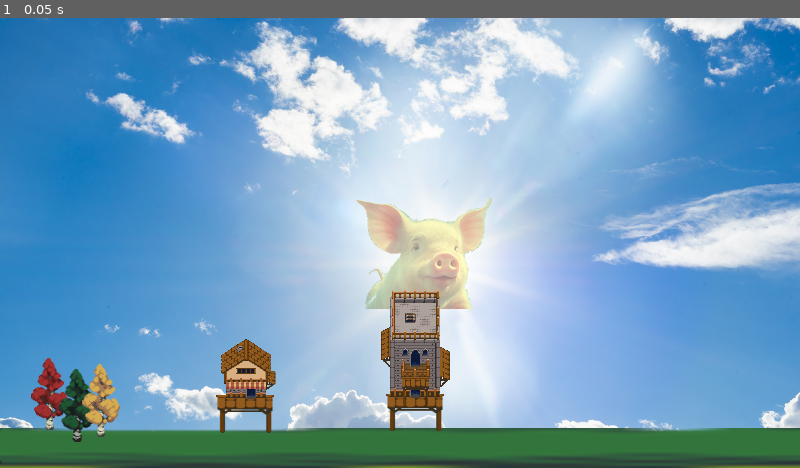
Above: before the commit, frame 1.
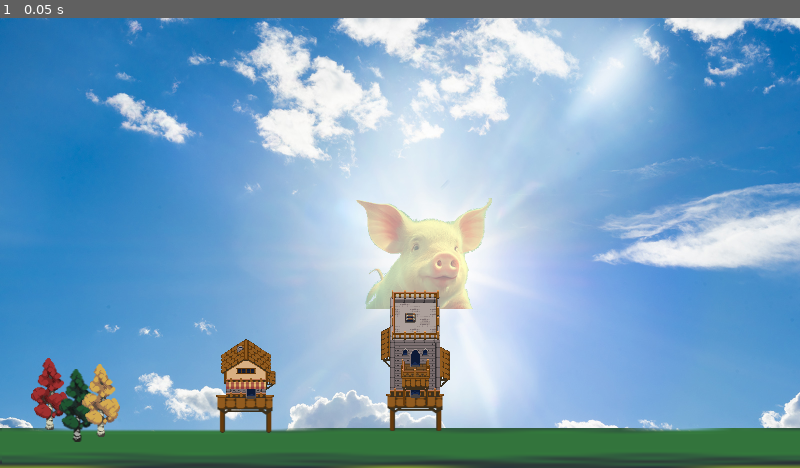
Above: after the commit, the same moment.

Repository: PlayDieRepeat/gmtk_2024
Game: Godot game, scene res://scenes/levels/levelTest.tscn
Two runs of this game, one before a commit and one after it. Both use one fixed random seed, a clock stepped at 60 frames per second and the inputs below. This scene is started directly instead of the project's main scene. Sound files missing from this copy of the repository are replaced by a short silence.
Inputs:
- Up to frame 1 (0.05 s): no input

The runs differ from the first frame. In frame 1, less than 0.1% of the frame differs, in the area x 7-12%, y 78-94%.

Commit message:
removed imports from ignore

Diff:
--- a/scenes/levels/levelTest.tscn
+++ b/scenes/levels/levelTest.tscn
@@ -107,11 +107,6 @@
 scale = Vector2(0.75, 0.75)
 texture = ExtResource("9_bw7tt")
 
-[node name="limeTree" type="Sprite2D" parent="."]
-position = Vector2(62, 310)
-scale = Vector2(0.75, 0.75)
-texture = ExtResource("9_bw7tt")
-
 [node name="yellowTree" type="Sprite2D" parent="."]
 position = Vector2(81, 306)
 scale = Vector2(0.75, 0.75)
Not shown, changed: .gitignore
